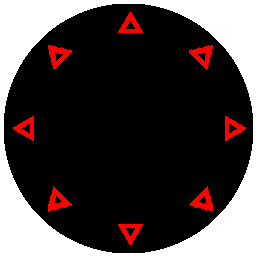
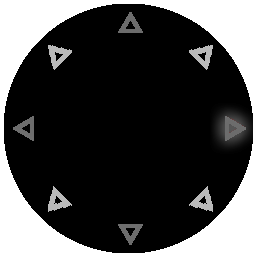
Layered file, before and after one edit (w=256, h=256). Changes by layer:
added layer "Layer 3" above "Polygon 1 copy" over bbox(13, 12, 254, 245)
added layer "Layer 4" above "Ellipse 3" over bbox(225, 116, 246, 141)
